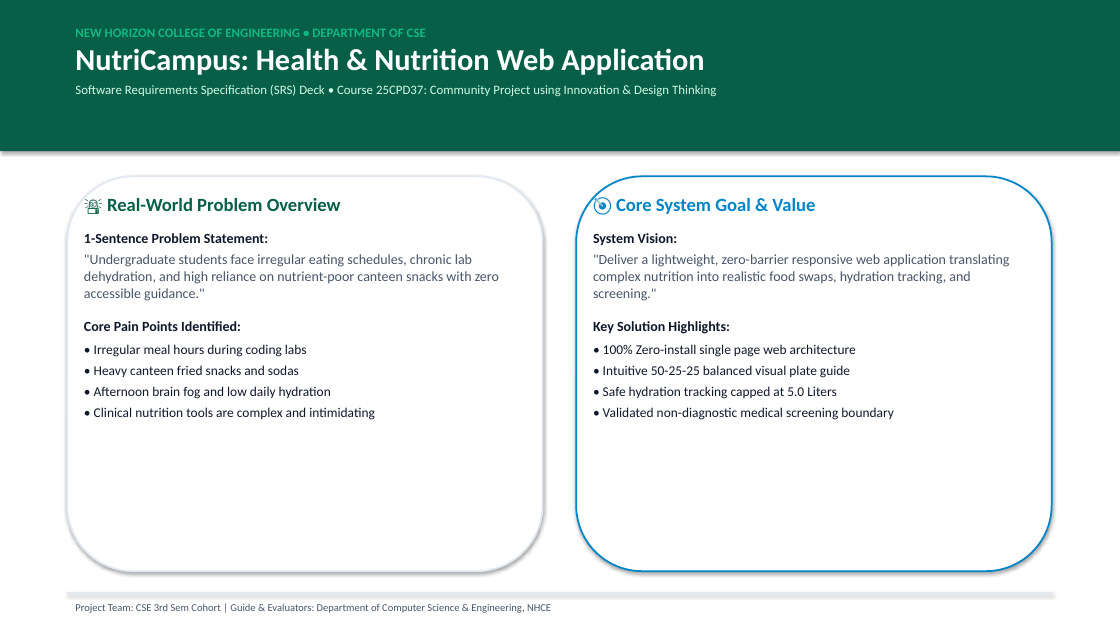
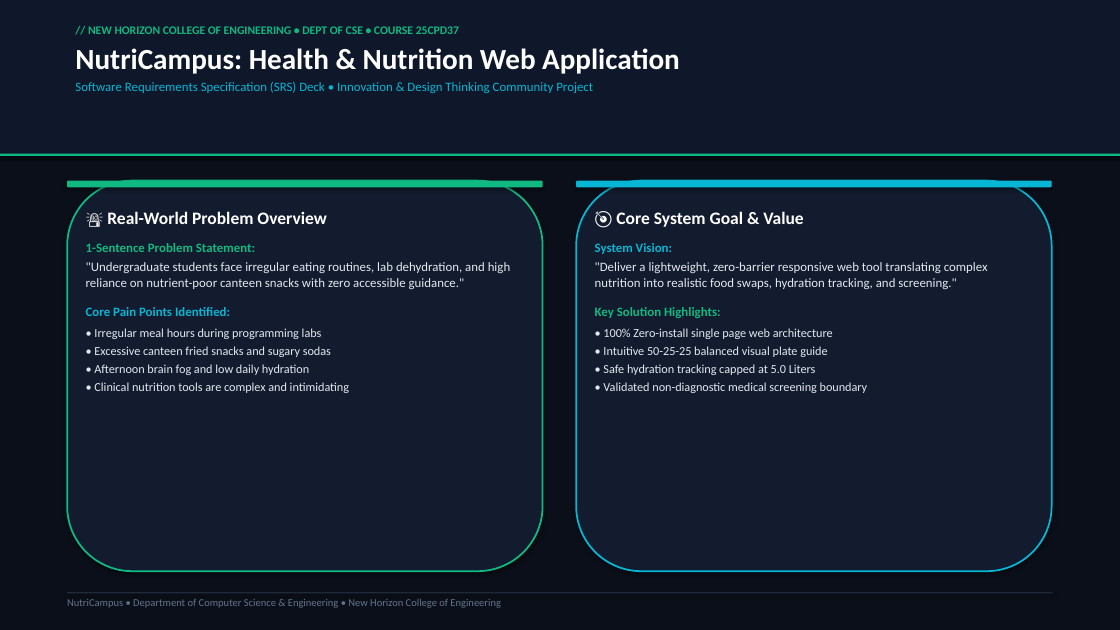
Before and after one commit to Prapulcode/NutriCampus-Health-Nutrition, a slide deck: slide 1 of NutriCampus_5Slide_SRS_Deck.pptx. Drawn at 1120x630 pixels with LibreOffice and Linux fonts; fonts in the diff are those of the drawing. Boxes give left, top, right and bottom in pixels: in the first picture for what was removed or moved away, otherwise in the second. Text is boxed around its words. In the diff, an @@ line names an element or a change of style, - is before the commit and + after.

Commit message:
style: redesign 5-slide SRS deck in Dark Tech / Cyber Minimalist aesthetic

```diff
--- a/NutriCampus_5Slide_SRS_Deck.pptx
+++ b/NutriCampus_5Slide_SRS_Deck.pptx
@@ rectangle: place and size @@
-rectangle at [0, 0, 1120, 151]
+rectangle at [0, 0, 1120, 630]
@@ rectangle at [0, 0, 1120, 630]: fill #065F46 to #0B0F19 @@
@@ rectangle added at [0, 0, 1120, 155], fill #0F172A @@
@@ text at [88, 26, 459, 34]: text changed; size 11 to 10 pt @@
-NEW HORIZON COLLEGE OF ENGINEERING • DEPARTMENT OF CSE
+// NEW HORIZON COLLEGE OF ENGINEERING • DEPT OF CSE • COURSE 25CPD37
@@ text at [75, 48, 680, 74]: size 26 to 25 pt in "NutriCampus: Health & Nutrition Web Application"; less space between paragraphs @@
@@ text at [75, 82, 593, 93]: text changed; text colour #D1FAE5 to #06B6D4 @@
-Software Requirements Specification (SRS) Deck • Course 25CPD37: Community Project using Innovation & Design Thinking
+Software Requirements Specification (SRS) Deck • Innovation & Design Thinking Community Project
@@ rectangle added at [0, 154, 1120, 156], fill #10B981 @@
@@ rounded rectangle removed at [67, 176, 543, 571] @@
@@ text "🚨 Real-World Problem Overview": place and size @@
-text "🚨 Real-World Problem Overview" at [84, 198, 499, 420]
+text "🚨 Real-World Problem Overview" at [86, 211, 510, 393]
@@ rounded rectangle: place and size @@
-rounded rectangle at [576, 176, 1052, 571]
+rounded rectangle at [67, 181, 543, 571]
@@ rounded rectangle at [67, 181, 543, 571]: fill #FFFFFF to #131C2E; outline #0284C7 1.5 pt to #10B981 1.5 pt @@
@@ rounded rectangle added at [67, 181, 543, 187], fill #10B981 @@
@@ text "🎯 Core System Goal & ...": place and size @@
-text "🎯 Core System Goal & ..." at [593, 198, 1009, 420]
+text "🎯 Core System Goal & ..." at [595, 211, 988, 393]
@@ rounded rectangle added at [576, 181, 1052, 571], fill #131C2E, outline #06B6D4 1.5 pt @@
@@ rounded rectangle added at [576, 181, 1052, 187], fill #06B6D4 @@
@@ text at [86, 211, 349, 393]: size 16 to 15 pt, text colour #065F46 to #FFFFFF in "🚨 Real-World Problem Overview"; size 12 to 11 pt in "1-Sentence Problem Statement:", "Core Pain Points Identified:"; text colour #0F172A to #10B981 in "1-Sentence Problem Statement:"; text colour #0F172A to #06B6D4 in "Core Pain Points Identified:"; size 11.5 to 10.5 pt, text colour #0F172A to #E2E8F0 in "• Afternoon brain fog and low daily ...", "• Clinical nutrition tools are complex and ..."; less space between paragraphs @@
@@ text at [595, 211, 868, 393]: size 16 to 15 pt, text colour #0284C7 to #FFFFFF in "🎯 Core System Goal & Value"; size 12 to 11 pt in "System Vision:", "Key Solution Highlights:"; text colour #0F172A to #06B6D4 in "System Vision:"; text colour #0F172A to #10B981 in "Key Solution Highlights:"; size 11.5 to 10.5 pt, text colour #0F172A to #E2E8F0 in "• 100% Zero-install single page web architecture", "• Intuitive 50-25-25 balanced visual plate guide", "• Safe hydration tracking capped at 5.0 ...", "• Validated non-diagnostic medical screening boundary"; less space between paragraphs @@
@@ text at [86, 262, 510, 289]: text changed; size 12 to 11 pt; text colour #475569 to #E2E8F0 @@
-"Undergraduate students face irregular eating schedules, chronic lab dehydration, and high reliance on nutrient-poor canteen snacks with zero accessible guidance."
+"Undergraduate students face irregular eating routines, lab dehydration, and high reliance on nutrient-poor canteen snacks with zero accessible guidance."
@@ text at [595, 262, 988, 289]: text changed; size 12 to 11 pt; text colour #475569 to #E2E8F0 @@
-"Deliver a lightweight, zero-barrier responsive web application translating complex nutrition into realistic food swaps, hydration tracking, and screening."
+"Deliver a lightweight, zero-barrier responsive web tool translating complex nutrition into realistic food swaps, hydration tracking, and screening."
@@ text at [94, 328, 331, 357]: text changed; size 11.5 to 10.5 pt; text colour #0F172A to #E2E8F0 @@
-• Irregular meal hours during coding labs
-• Heavy canteen fried snacks and sodas
+• Irregular meal hours during programming labs
+• Excessive canteen fried snacks and sugary sodas
@@ rectangle at [67, 592, 1053, 593]: fill #E2E8F0 to #1E293B @@
@@ text at [67, 599, 500, 608]: text changed; text colour #475569 to #64748B @@
-Project Team: CSE 3rd Sem Cohort | Guide & Evaluators: Department of Computer Science & Engineering, NHCE
+NutriCampus • Department of Computer Science & Engineering • New Horizon College of Engineering
```
Also in this commit, not shown: 4 other slides changed, 2 other files.
